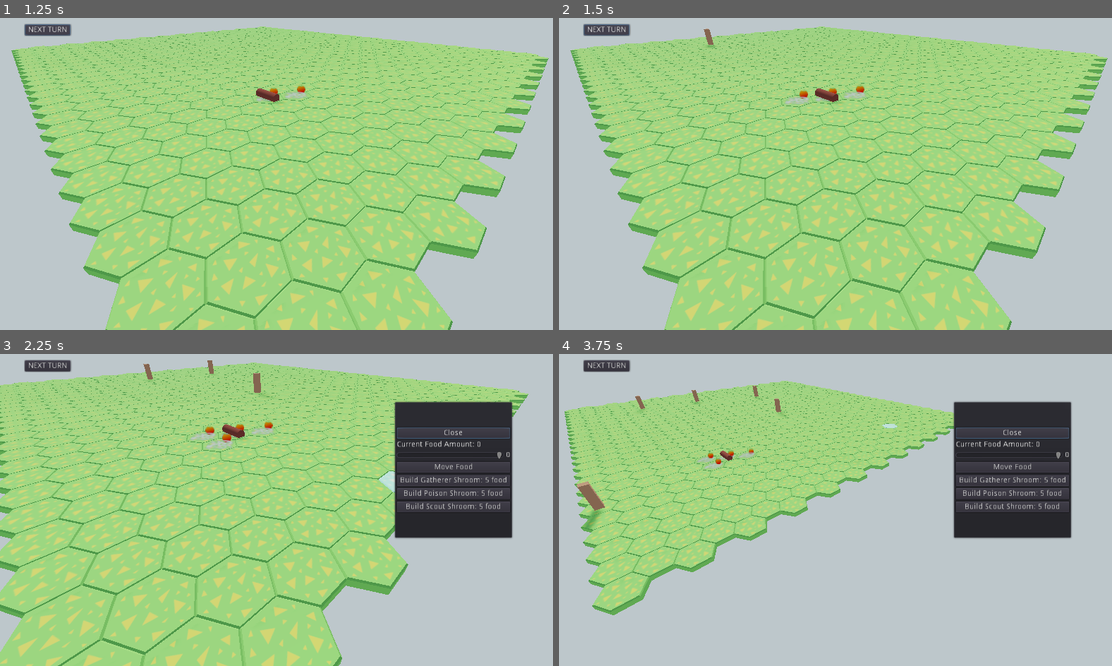
Above: before the commit, frames 1-4 (two rows, left to right).
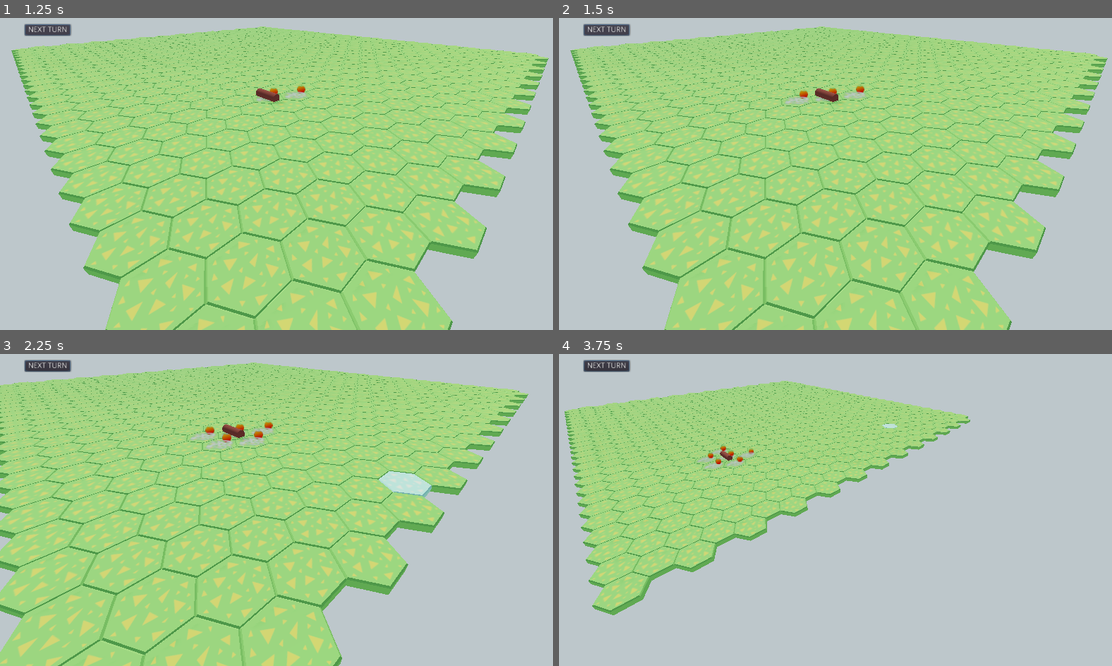
Above: after the commit, the same moments.

Repository: BVenturaDev/UMM
Game: Godot game, scene res://scenes/levels/main_level.tscn
Two runs of this game, one before a commit and one after it. Both use one fixed random seed, a clock stepped at 60 frames per second and the inputs below.
Inputs (mouse positions are in pixels of both pictures, inside the frame that each line leads up to):
- Up to frame 1 (1.25 s): click "NEXT TURN" at 0.5 s
- Up to frame 2 (1.5 s): click "NEXT TURN" at 1.25 s
- Up to frame 3 (2.25 s): tap Enter (ui_accept) at 2 s; move the mouse to (403, 485) at 2.02 s; hold Right (ui_right) from 2.03 s (still down); click (403, 485) at 2.17 s
- Up to frame 4 (3.75 s): tap Enter (ui_accept) at 2.27, 3.02 s; move the mouse to (730, 516) at 2.77 s; release Right (ui_right) at 2.78 s; hold Down (ui_down) 2.78-3.53 s; click (730, 516) at 2.92 s; move the mouse to (896, 428) at 3.52 s; hold Right (ui_right) from 3.53 s (still down); click (896, 428) at 3.67 s

Frame 1 is identical in both runs. In frame 2, less than 0.1% of the frame differs, in the area x 26-29%, y 3-10%; in frame 3, 9.7%; in frame 4, 10%, in the area x 3-93%, y 2-60%.

Commit message:
Started adding enemy AI

Diff:
--- a/art/textures/apple/apple.svg
+++ b/art/textures/apple/apple.svg
@@ -24,9 +24,9 @@
      inkscape:pagecheckerboard="0"
      inkscape:document-units="mm"
      showgrid="false"
-     inkscape:zoom="16.177523"
-     inkscape:cx="423.9603"
-     inkscape:cy="321.03697"
+     inkscape:zoom="1.0110952"
+     inkscape:cx="294.9858"
+     inkscape:cy="547.787"
      inkscape:window-width="1920"
      inkscape:window-height="1017"
      inkscape:window-x="-8"
@@ -67,12 +67,18 @@
        style="fill:#8a2e11;fill-opacity:1;stroke:#000000;stroke-width:1;stroke-linecap:butt;stroke-linejoin:miter;stroke-miterlimit:4;stroke-dasharray:none;stroke-opacity:1"
        d="m 98.408569,105.56268 c 0,0 -5.455543,-2.07849 1.933891,-14.703268 7.28451,-12.445511 10.43438,-11.162729 10.43438,-11.162729 l 0.26921,0.904871 c 0,0 -6.11003,5.070421 -8.62863,10.774247 -2.08209,4.715266 -1.39971,13.857579 -1.39971,13.857579 z"
        id="path6593"
-       sodipodi:nodetypes="csccscc" />
+       sodipodi:nodetypes="csccscc"
+       inkscape:export-filename="B:\dev\godot\UMM\assets\textures\apple.png"
+       inkscape:export-xdpi="130.20322"
+       inkscape:export-ydpi="130.20322" />
     <path
        id="path180"
        style="fill:url(#linearGradient2684);fill-opacity:1;stroke:#000000;stroke-width:3.77952761;stroke-opacity:1;stroke-miterlimit:4;stroke-dasharray:none"
        d="M 295.18945,355.22656 C 279.67398,354.28658 261.50559,361.20468 242,377.5 c -31.54191,35.80391 -49.04654,82.5 …(416 unchanged characters)…
        transform="scale(0.26458333)"
-       sodipodi:nodetypes="scccccsscs" />
+       sodipodi:nodetypes="scccccsscs"
+       inkscape:export-filename="B:\dev\godot\UMM\assets\textures\apple.png"
+       inkscape:export-xdpi="130.20322"
+       inkscape:export-ydpi="130.20322" />
   </g>
 </svg>
--- a/scenes/entities/critter.tscn
+++ b/scenes/entities/critter.tscn
@@ -24,6 +24,7 @@
 [node name="critter" type="Spatial" groups=[
 "nature",
 ]]
+visible = false
 script = ExtResource( 1 )
 tween = NodePath("Tween")
 state_machine = NodePath("state_machine")
--- a/scenes/levels/main_level.tscn
+++ b/scenes/levels/main_level.tscn
@@ -1,10 +1,11 @@
-[gd_scene load_steps=15 format=2]
+[gd_scene load_steps=16 format=2]
 
 [ext_resource path="res://scenes/levels/test_grid.tscn" type="PackedScene" id=1]
 [ext_resource path="res://scenes/props/grid.tscn" type="PackedScene" id=2]
 [ext_resource path="res://scenes/entities/fungus.tscn" type="PackedScene" id=3]
 [ext_resource path="res://scenes/entities/control_camera.tscn" type="PackedScene" id=4]
 [ext_resource path="res://src/props/grid_editor.gd" type="Script" id=5]
+[ext_resource path="res://src/entities/ai.gd" type="Script" id=6]
 [ext_resource path="res://src/states/game/player_turn.gd" type="Script" id=7]
 [ext_resource path="res://src/states/game/nature_turn.gd" type="Script" id=8]
 [ext_resource path="res://scenes/world_env.tres" type="Environment" id=9]
@@ -79,10 +80,6 @@
 
 [node name="ui_build" parent="CanvasLayer" instance=ExtResource( 12 )]
 
-[node name="fungus" parent="." groups=[
-"nature",
-] instance=ExtResource( 3 )]
-
 [node name="WorldEnvironment" type="WorldEnvironment" parent="."]
 environment = ExtResource( 9 )
 
@@ -91,4 +88,17 @@
 light_energy = 2.0
 shadow_enabled = true
 
+[node name="ai" type="Spatial" parent="." groups=[
+"ai",
+]]
+script = ExtResource( 6 )
+
+[node name="fungus" parent="ai" instance=ExtResource( 3 )]
+
+[node name="player" type="Spatial" parent="."]
+
+[node name="fungus" parent="player" groups=[
+"nature",
+] instance=ExtResource( 3 )]
+
 [connection signal="button_up" from="CanvasLayer/next_turn_buttom" to="CanvasLayer/next_turn_buttom" method="_on_pressed"]
--- /dev/null
+++ b/src/entities/ai.gd
@@ -0,0 +1,4 @@
+extends Spatial
+
+func do_turn():
+	print("AI Turn BIIIIIIITCH")
--- a/src/entities/fungus.gd
+++ b/src/entities/fungus.gd
@@ -1,11 +1,22 @@
 extends Spatial
 
-var grid: Object = null
+const PLAYER_OFFSET: float = 0.25
+const AI_OFFSET: float = 0.25
+
+var my_owner: Object = null
 var owned_tiles: Array = []
 
 func _ready() -> void:
-	grid = get_parent().get_node("grid")
-	var tile: Object = grid.find_tile(Globals.MAP_SIZE * 0.25, Globals.MAP_SIZE * 0.25)
+	my_owner = get_parent()
+	var x: int = 0
+	var y: int = 0
+	if my_owner.name == "player":
+		x = int(Globals.MAP_SIZE * PLAYER_OFFSET)
+		y = int(Globals.MAP_SIZE * PLAYER_OFFSET)
+	else:
+		x = int(Globals.MAP_SIZE * AI_OFFSET)
+		y = int(Globals.MAP_SIZE * AI_OFFSET)
+	var tile: Object = Globals.grid.find_tile(x, y)
 	if tile:
 		_claim_tile(tile)
 		tile.spawn_num_food(20)
@@ -13,8 +24,9 @@
 
 func _claim_tile(var tile: Object) -> void:
 	tile.owner_fungus = self
-	tile.generate_friendly_ui()
 	owned_tiles.append(tile)
+	if my_owner.name == "player":
+		tile.generate_friendly_ui()
 
 func add_tile(var tile: Object) -> void:
 	owned_tiles.append(tile)
--- a/src/props/tile.gd
+++ b/src/props/tile.gd
@@ -102,12 +102,14 @@
 
 # Called when the tile was clicked
 func clicked() -> void:
-	if Globals.DEBUG:
-		print("Tile: (" + str(x) + ", " + str(y) + ") was clicked.")
-	if Globals.moving_tile:
-		Globals.moving_tile.try_move_food(self)
-	elif Globals.build_ui:
-		Globals.build_ui.make_build_menu(tile_food.size(), self)
+	if owner_fungus:
+		if owner_fungus.my_owner.name == "player":
+			if Globals.DEBUG:
+				print("Tile: (" + str(x) + ", " + str(y) + ") was clicked.")
+			if Globals.moving_tile:
+				Globals.moving_tile.try_move_food(self)
+			elif Globals.build_ui:
+				Globals.build_ui.make_build_menu(tile_food.size(), self)
 
 func build_gather_shroom() -> void:
 	if tile_food.size() > 5 and not cur_shroom and cur_resource:
--- a/src/ui/ui_build.gd
+++ b/src/ui/ui_build.gd
@@ -7,6 +7,11 @@
 onready var cur_food_text = $build_popup/VBoxContainer/HBoxContainer/cur_food_label
 onready var food_slider = $build_popup/VBoxContainer/HBoxContainer2/HSlider
 onready var kill_shroom = $build_popup/VBoxContainer/kill_shroom
+onready var gather_shroom = $build_popup/VBoxContainer/gather_shroom_button
+onready var poison_shroom = $build_popup/VBoxContainer/poison_shroom
+onready var scout_shroom = $build_popup/VBoxContainer/scout_shroom
+onready var slider_cont = $build_popup/VBoxContainer/HBoxContainer2
+onready var move_food_butt = $build_popup/VBoxContainer/move_food_button
 
 var food_move_amount: int = 0
 var tile_food: int = 0
@@ -20,6 +25,26 @@
 		kill_shroom.visible = true
 	else:
 		kill_shroom.visible = false
+
+	if tile.cur_resource and cur_food > 5:
+		gather_shroom.visible = true
+	else:
+		gather_shroom.visible = false
+
+	if cur_food > 5:
+		poison_shroom.visible = true
+		scout_shroom.visible = true
+	else:
+		poison_shroom.visible = false
+		scout_shroom.visible = false
+
+	if cur_food < 2:
+		slider_cont.visible = false
+		move_food_butt.visible = false
+	else:
+		slider_cont.visible = true
+		move_food_butt.visible = true
+
 	tile_food = cur_food
 	cur_food_text.text = str(cur_food)
 	if cur_food < MAX_FOOD_MOVE:
